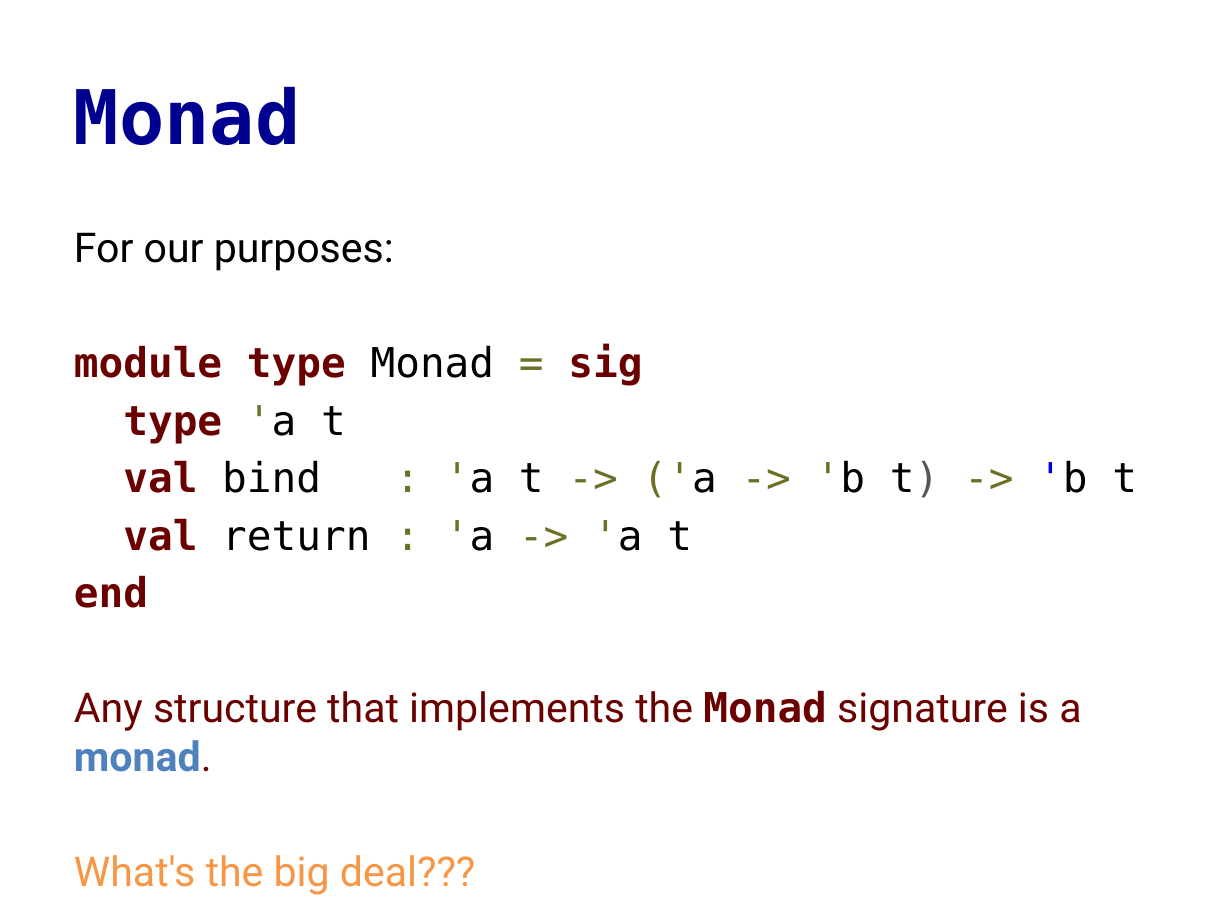
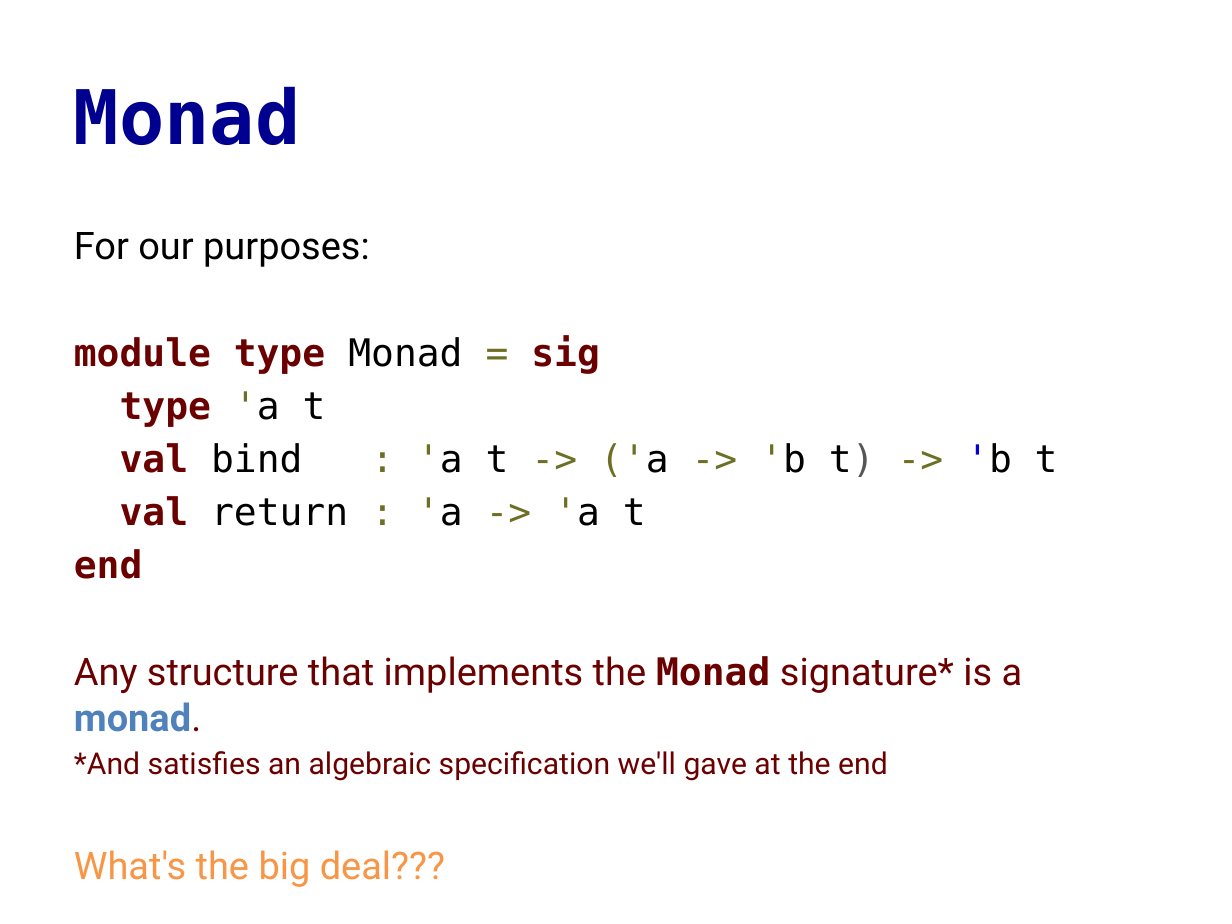
Before and after one commit to cs3110/materials-2019fa, a slide deck: slide 8 of 26-monads/lec.pptx. Drawn at 1232x924 pixels with LibreOffice and Linux fonts; fonts in the diff are those of the drawing. Boxes give left, top, right and bottom in pixels: in the first picture for what was removed or moved away, otherwise in the second. Text is boxed around its words. In the diff, an @@ line names an element or a change of style, - is before the commit and + after.

Commit message:
Tweak: mention algebraic spec earlier

```diff
--- a/26-monads/lec.pptx
+++ b/26-monads/lec.pptx
@@ text at bbox=[74, 232, 1058, 579]: size 24 to 22.2 pt in "For our purposes:", "module type Monad = sig", "type 'a t", "val bind : 'a t -> ('a ..." and 3 more places @@
@@ text at bbox=[74, 656, 1023, 781]: text changed; size 24 to 17.6 pt @@
-Any structure that implements the Monad signature is a monad.
+Any structure that implements the Monad signature* is a monad.
+*And satisfies an algebraic specification we'll gave at the end
```
Also in this commit, not shown: 1 other slide changed, 1 other file.
